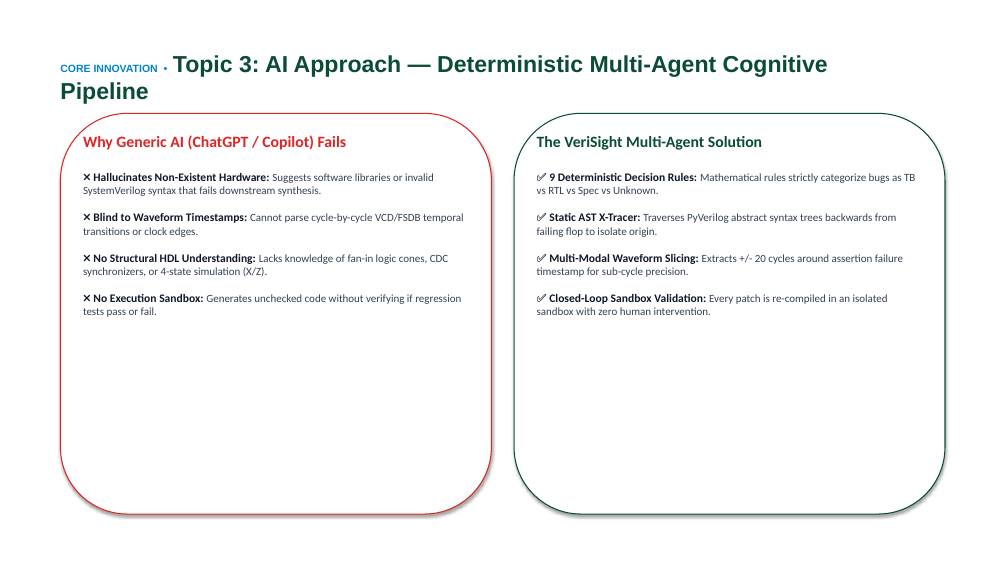
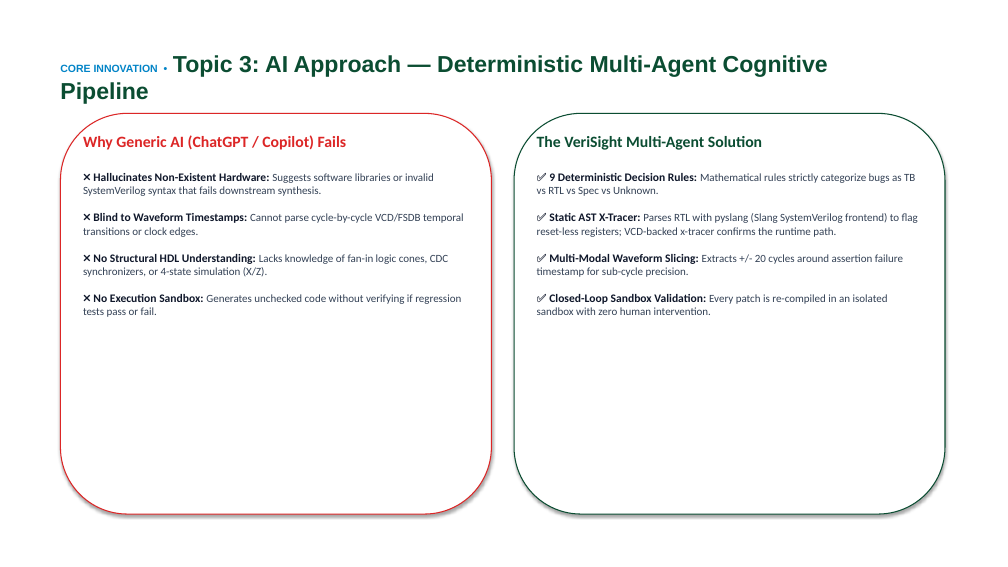
Before and after one commit to KITTUV03/VeriSight, a slide deck: slide 5 of VeriSight_Investor_Presentation.pptx. Drawn at 1008x567 pixels with LibreOffice and Linux fonts; fonts in the diff are those of the drawing; background and template pictures are left out. Boxes give left, top, right and bottom in pixels: in the first picture for what was removed or moved away, otherwise in the second. Text is boxed around its words. In the diff, an @@ line names an element or a change of style, - is before the commit and + after.

```diff
--- a/VeriSight_Investor_Presentation.pptx
+++ b/VeriSight_Investor_Presentation.pptx
@@ text at box(537, 213, 918, 237): text changed @@
-✅ Static AST X-Tracer: Traverses PyVerilog abstract syntax trees backwards from failing flop to isolate origin.
+✅ Static AST X-Tracer: Parses RTL with pyslang (Slang SystemVerilog frontend) to flag reset-less registers; VCD-backed x-tracer confirms the runtime path.
```
Also in this commit, not shown: 4 other slides changed, 29 other files.
